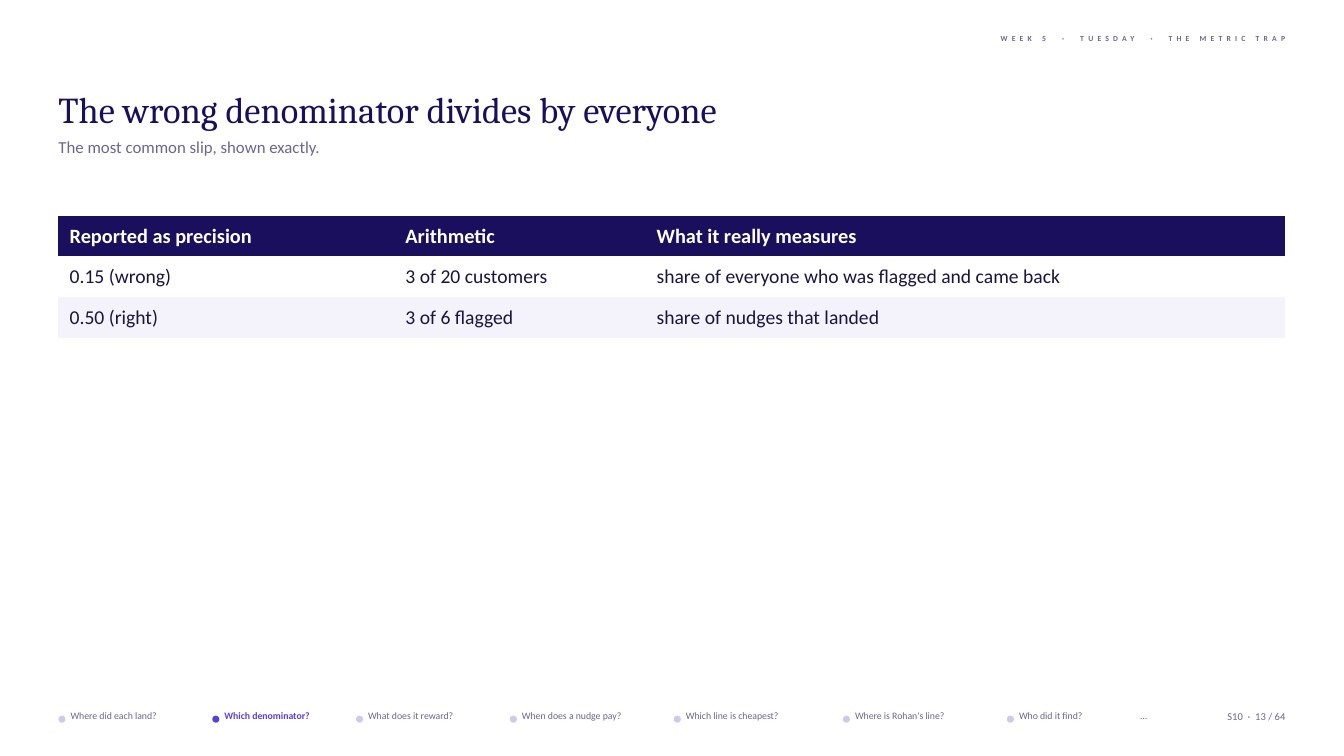
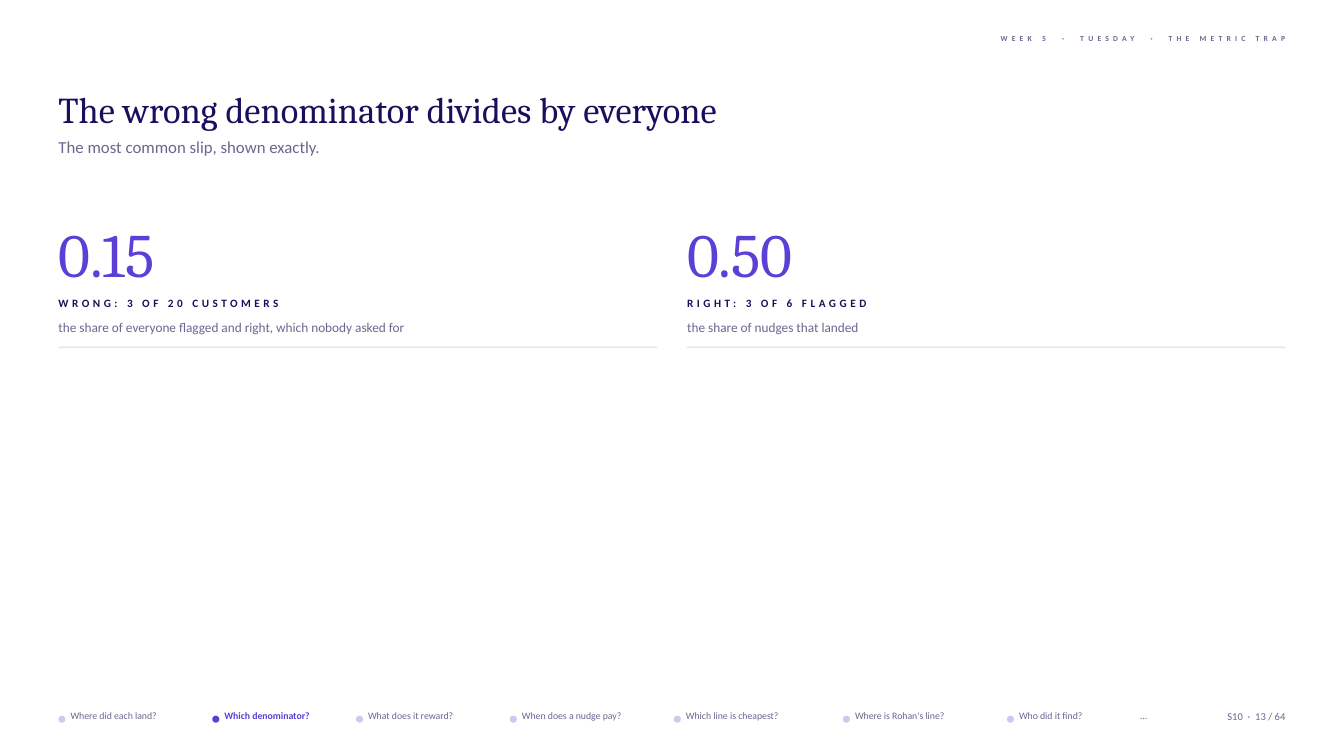
Before and after one commit to fde-academy-lab/c2-content-factory, a slide deck: slide 13 of content/W05/D2/1_in_class_training_content/slides/C2_W05_D02_slides_STUDENT.pptx. Drawn at 1344x756 pixels with LibreOffice and Linux fonts; fonts in the diff are those of the drawing; background and template pictures are left out. Boxes give left, top, right and bottom in pixels: in the first picture for what was removed or moved away, otherwise in the second. Text is boxed around its words. In the diff, an @@ line names an element or a change of style, - is before the commit and + after.

```diff
--- a/content/W05/D2/1_in_class_training_content/slides/C2_W05_D02_slides_STUDENT.pptx
+++ b/content/W05/D2/1_in_class_training_content/slides/C2_W05_D02_slides_STUDENT.pptx
@@ table removed at (x1=58, y1=216, x2=1286, y2=338), 3 rows, 3 columns @@
-Reported as precision | Arithmetic | What it really measures
-0.15 (wrong) | 3 of 20 customers | share of everyone who was flagged and came back
-0.50 (right) | 3 of 6 flagged | share of nudges that landed
@@ text added at (x1=58, y1=235, x2=154, y2=278), 44 pt, text #5B3FD6 @@
+0.15
@@ text added at (x1=687, y1=235, x2=793, y2=278), 44 pt, text #5B3FD6 @@
+0.50
@@ text added at (x1=58, y1=299, x2=278, y2=307), 8 pt, text #1A0F5C, bold @@
+WRONG: 3 OF 20 CUSTOMERS
@@ text added at (x1=687, y1=299, x2=866, y2=307), 8 pt, text #1A0F5C, bold @@
+RIGHT: 3 OF 6 FLAGGED
@@ text added at (x1=58, y1=323, x2=404, y2=334), 9.5 pt, text #6B6690 @@
+the share of everyone flagged and right, which nobody asked for
@@ text added at (x1=687, y1=323, x2=859, y2=334), 9.5 pt, text #6B6690 @@
+the share of nudges that landed
@@ rectangle added at (x1=58, y1=347, x2=657, y2=348), fill #E4E1F1 @@
@@ rectangle added at (x1=688, y1=347, x2=1287, y2=348), fill #E4E1F1 @@
```
Also in this commit, not shown: 6 other slides changed, 13 other files.
